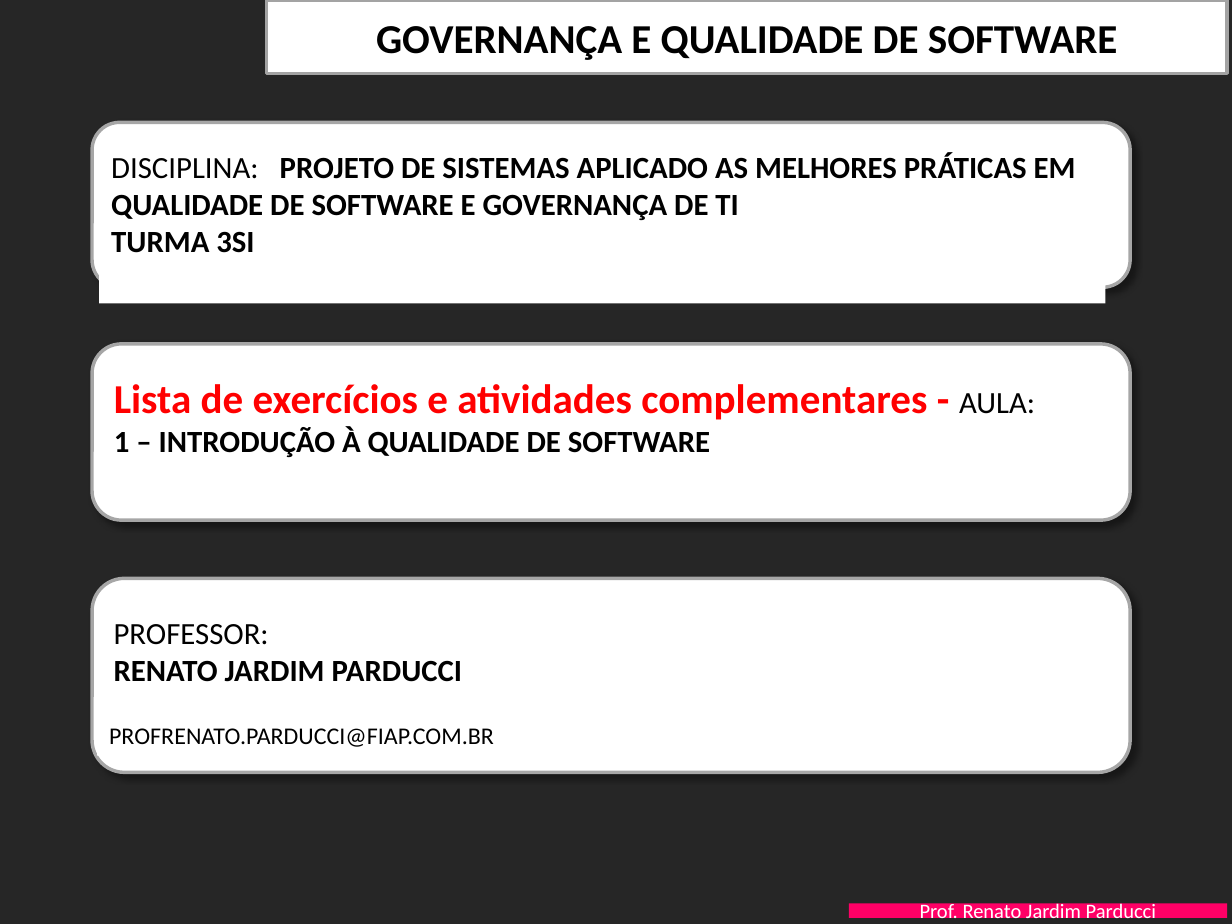
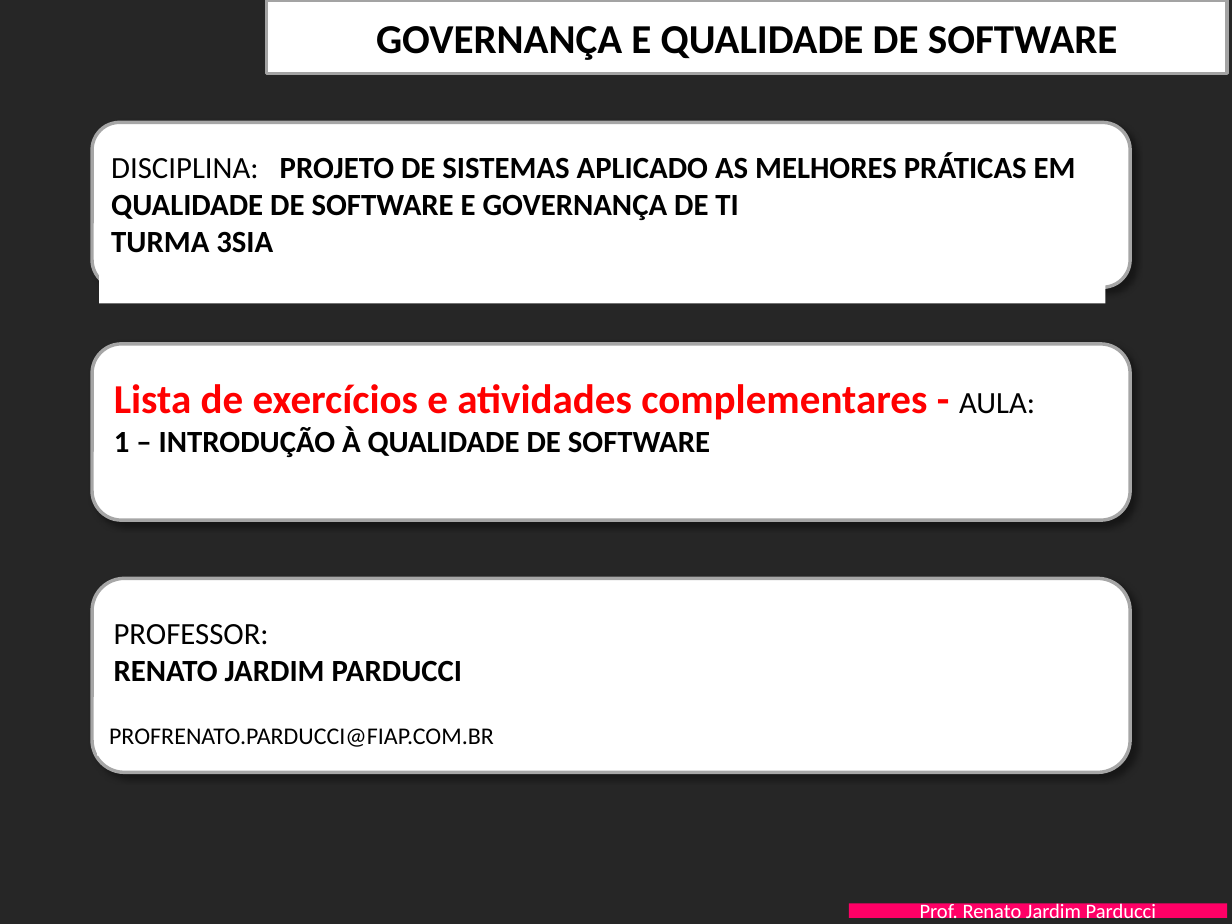
Before and after one commit to sasle/SI-Estacionamento, a slide deck: slide 1 of Documentacao/FIAP-QualidProjSW-Aula-1-Introducao Qualidade - EXERCICIOS.pptx. Drawn at 1232x924 pixels with LibreOffice and Linux fonts; fonts in the diff are those of the drawing; background and template pictures are left out. Boxes give left, top, right and bottom in pixels: in the first picture for what was removed or moved away, otherwise in the second. Text is boxed around its words. In the diff, an @@ line names an element or a change of style, - is before the commit and + after.

Commit message:
Update FIAP-QualidProjSW-Aula-1-Introducao Qualidade - EXERCICIOS.pptx
Arquivo PowerPoint - Mudança de textos

```diff
--- a/Documentacao/FIAP-QualidProjSW-Aula-1-Introducao Qualidade - EXERCICIOS.pptx
+++ b/Documentacao/FIAP-QualidProjSW-Aula-1-Introducao Qualidade - EXERCICIOS.pptx
@@ text in rectangle at [111, 231, 273, 253]: text changed @@
-TURMA 3SI
+TURMA 3SIA
```
